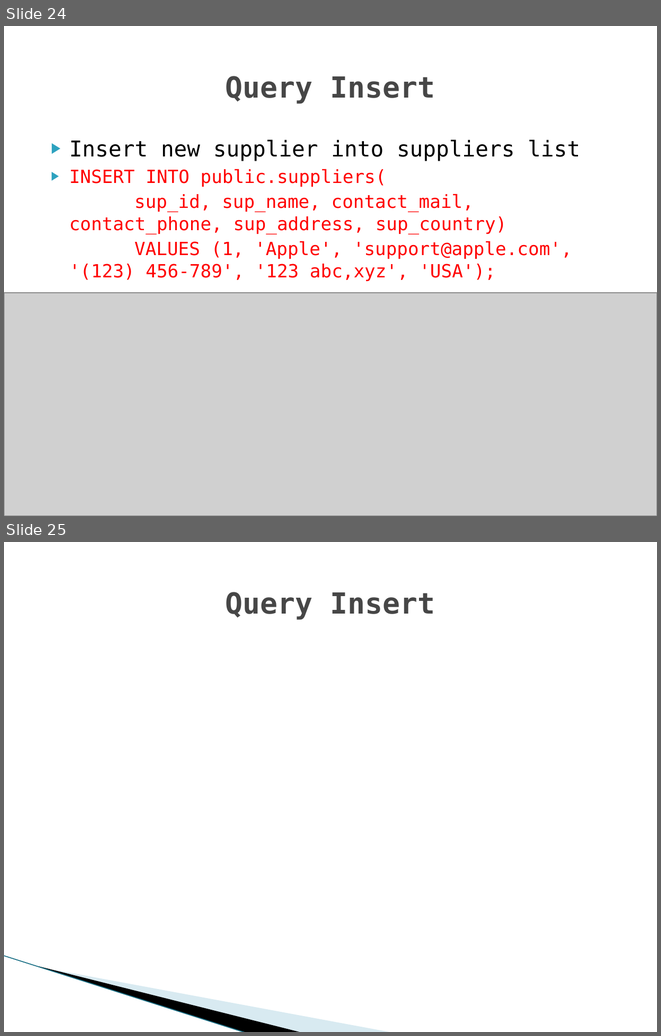
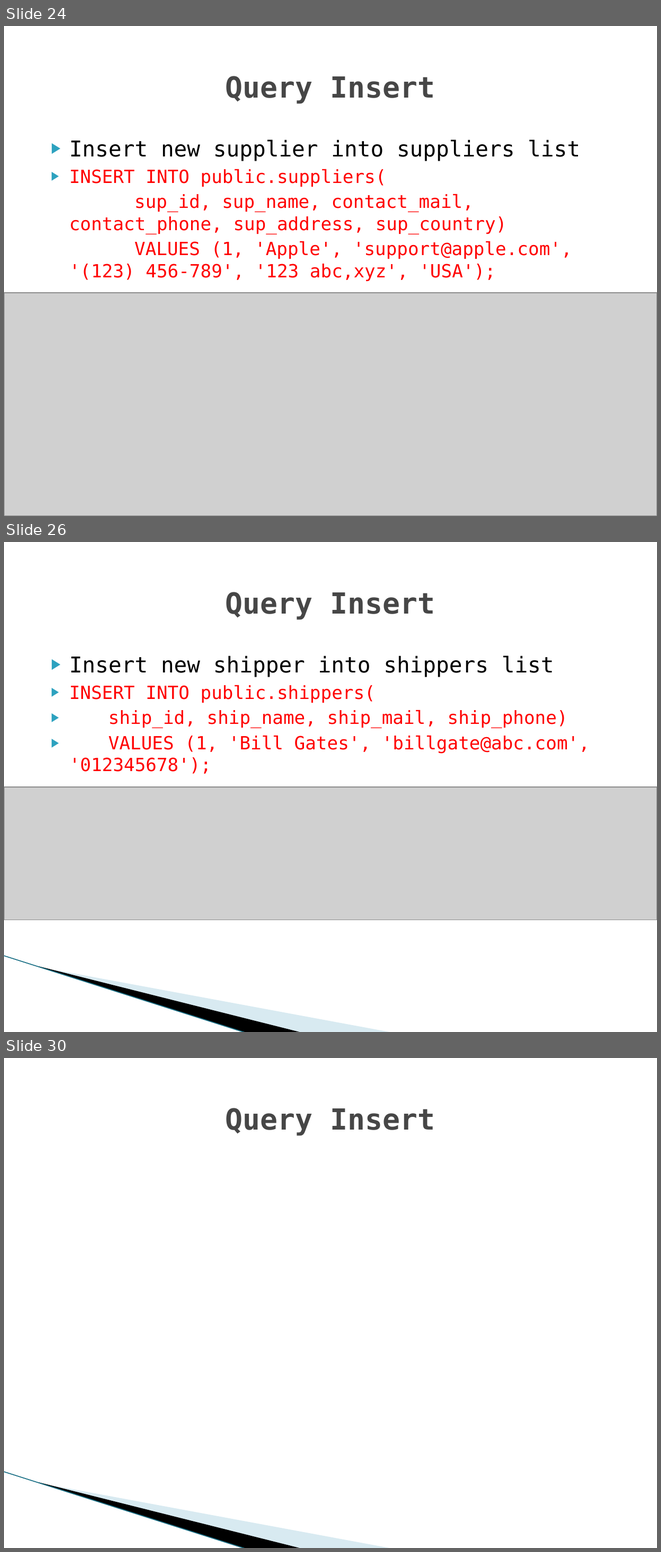
Before and after one commit to iamvucms/SICT, a slide deck: SQL/Project1_database_design_and_query.pptx. Shown one above the other, each under a label of ours: slides 24 and 25 before the commit, slides 24, 26 and 30 after it; the slides between them are not shown. The pictures are 661x1036 and 661x1552 pixels, drawn with LibreOffice and Linux fonts; fonts in the diff are those of the drawing; grey boxes stand for pictures; background and template pictures are left out. Boxes give left, top, right and bottom in pixels: in the first picture for what was removed or moved away, otherwise in the second. Text is boxed around its words. In the diff, an @@ line names an element or a change of style, - is before the commit and + after.

```diff
--- a/SQL/Project1_database_design_and_query.pptx
+++ b/SQL/Project1_database_design_and_query.pptx
@@ slide 26 added at [4, 542, 657, 1032], background #FFFFFF; not listed: 3 template elements that a slide beside it also shows @@
@@ title added at [226, 592, 435, 620], 32 pt, text #464646, bold @@
+Query Insert
@@ text added at [69, 655, 590, 774], 20 pt, text #FF0000 @@
+▶ Insert new shipper into shippers list
+▶ INSERT INTO public.shippers(
+▶ ship_id, ship_name, ship_mail, ship_phone)
+▶ VALUES (1, 'Bill Gates', 'billgate@abc.com', '012345678');
@@ picture added at [4, 787, 657, 919] @@
@@ what was slide 25 is now slide 30 @@
```
Also in this commit, not shown: 4 slides changed, 4 other slides added, 2 slides removed.
